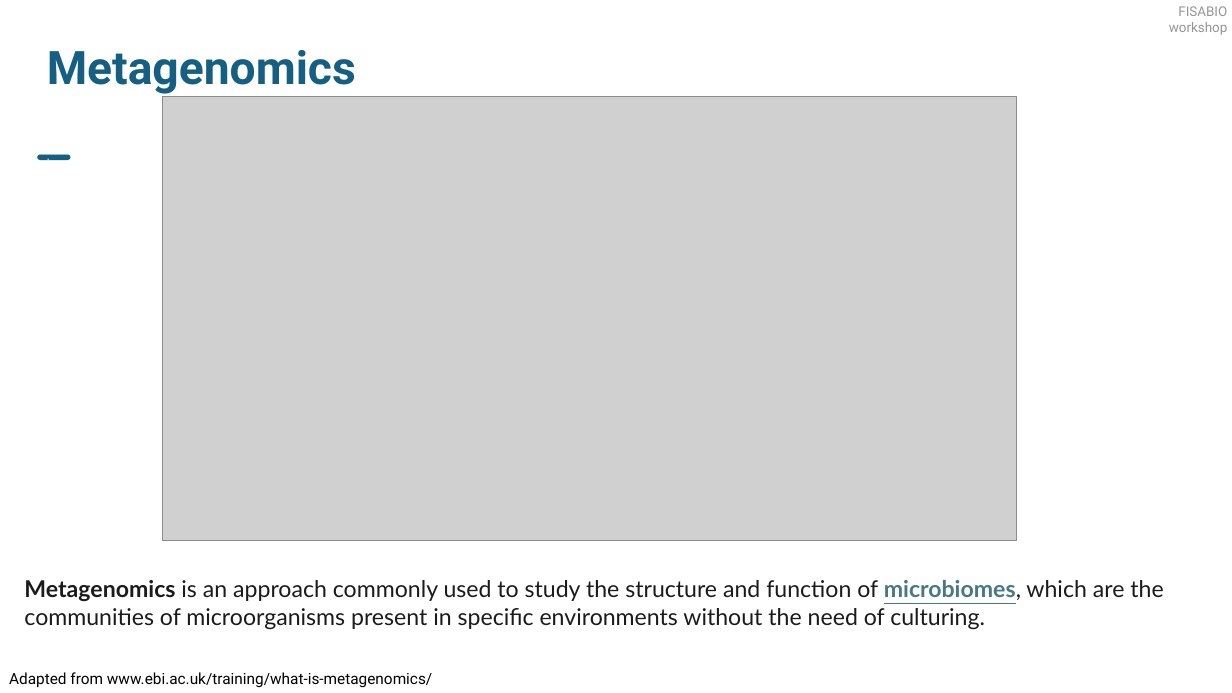
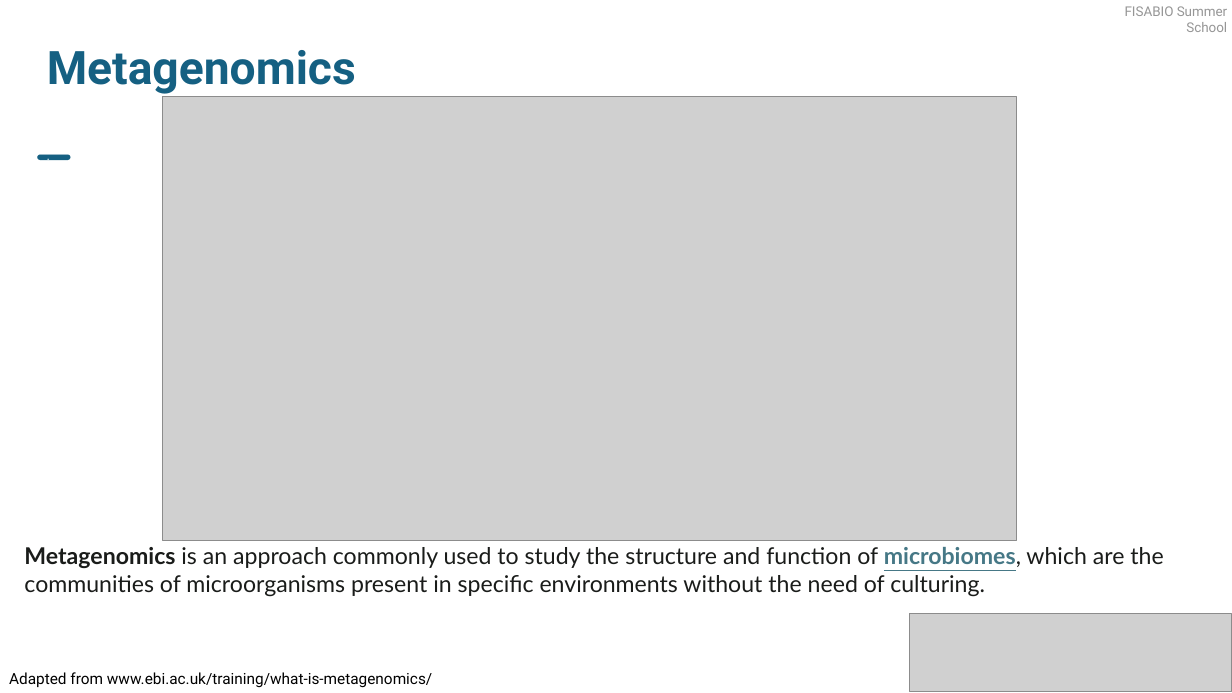
Before and after one commit to kshitijtandon/fisabio-gapseq-workshop, a slide deck: slide 4 of slides/FISABIO_workshop_v1.pptx. Drawn at 1232x693 pixels with LibreOffice and Linux fonts; fonts in the diff are those of the drawing; grey boxes stand for pictures. Boxes give left, top, right and bottom in pixels: in the first picture for what was removed or moved away, otherwise in the second. Text is boxed around its words. In the diff, an @@ line names an element or a change of style, - is before the commit and + after.

Commit message:
update the text flow and slides

```diff
--- a/slides/FISABIO_workshop_v1.pptx
+++ b/slides/FISABIO_workshop_v1.pptx
@@ text at bbox=[1125, 6, 1227, 32]: text changed @@
-FISABIO workshop
+FISABIO Summer School
@@ text "Metagenomics is an approach commonly ...": place and size @@
-text "Metagenomics is an approach commonly ..." at bbox=[24, 580, 1163, 630]
+text "Metagenomics is an approach commonly ..." at bbox=[24, 547, 1163, 597]
@@ picture added at bbox=[910, 614, 1232, 692] @@
```
Also in this commit, not shown: 7 other slides changed, 5 slides added, 4 slides removed, 1 other file.
